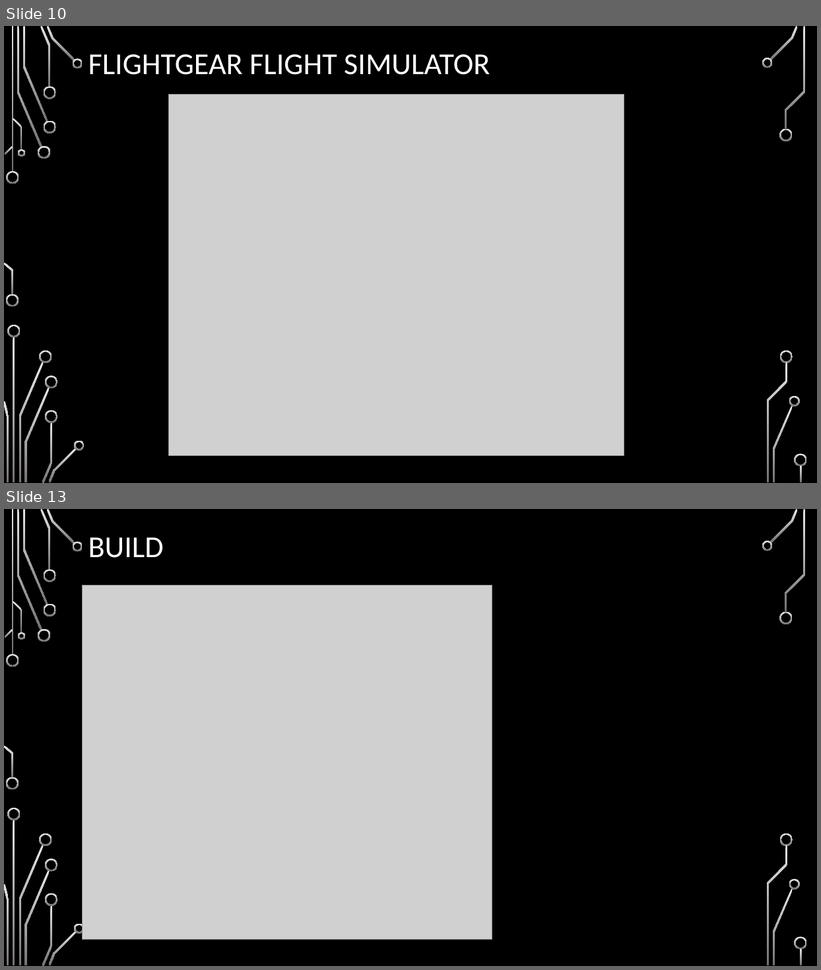
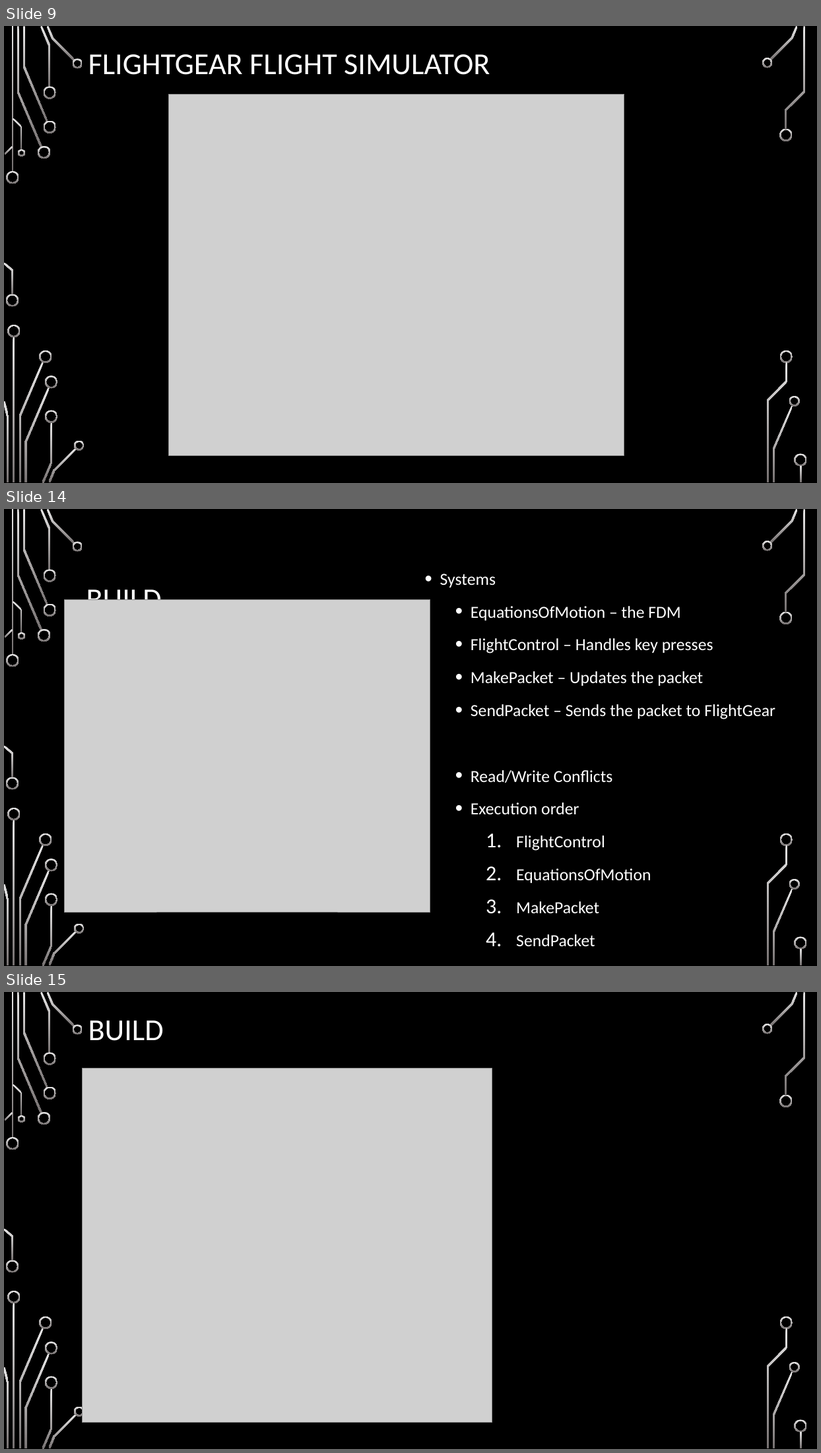
Before and after one commit to chaddw/ECS-Rust-FlightDynamics, a slide deck: Defense.pptx. Shown one above the other, each under a label of ours: slides 10 and 13 before the commit, slides 9, 14 and 15 after it; the slides between them are not shown. The pictures are 821x970 and 821x1453 pixels, drawn with LibreOffice and Linux fonts; fonts in the diff are those of the drawing; grey boxes stand for pictures; background and template pictures are left out. Boxes give left, top, right and bottom in pixels: in the first picture for what was removed or moved away, otherwise in the second. Text is boxed around its words. In the diff, an @@ line names an element or a change of style, - is before the commit and + after.

```diff
--- a/Defense.pptx
+++ b/Defense.pptx
@@ slide 14 added at <box>4,509,817,966</box>, background picture (left out); not listed: 36 template elements that a slide beside it also shows @@
@@ title added at <box>86,584,162,600</box>, 36 pt, text #FFFFFF @@
+BUILD
@@ text added at <box>440,574,776,947</box>, 20 pt, text #FFFFFF @@
+• Systems
+  • EquationsOfMotion – the FDM
+  • FlightControl – Handles key presses
+  • MakePacket – Updates the packet
+  • SendPacket – Sends the packet to FlightGear
+  • Read/Write Conflicts
+  • Execution order
+    1. FlightControl
+    2. EquationsOfMotion
+    3. MakePacket
+    4. SendPacket
@@ picture added at <box>64,599,430,912</box> @@
@@ what was slide 10 is now slide 9 @@
@@ what was slide 13 is now slide 15 @@
```
Also in this commit, not shown: 13 slides changed, 4 other slides added, 2 slides removed.
